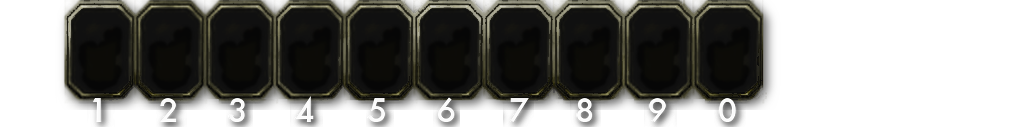
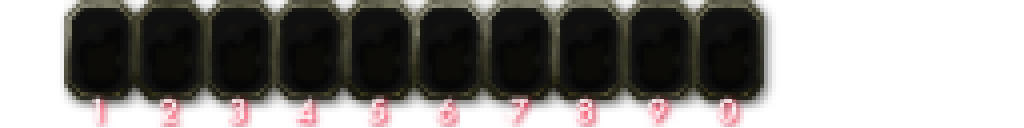
Layer changes from the first 1024×128 image to the second:
painted on "Pasted Layer #1" over [87, 60, 748, 127]
painted on "Pasted Layer" over [59, 0, 777, 112]
